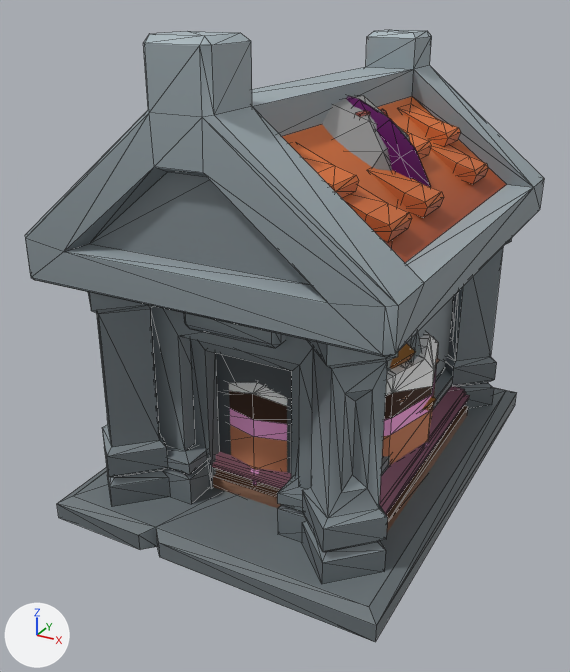
The glTF model site/assets/env.glb, before and after one commit.
Rendered twice from a 50 mm camera at (6.0, -12.12, 8.5) aimed at (-0.39, -0.5, 2.69). The axes (+X, +Y, +Z) are drawn at lower left. The lights are the same throughout. The first picture is the older version. Mesh edges are drawn as thin lines. Where no turn or scale is listed for an object, it has been applied to the vertices.

The scene before the commit, as lines of its bpy script (objects in view):
```python
me_frost_001 = bpy.data.meshes.new('frost.001')
me_frost_001.from_pydata(...)  # 32 vertices, 60 faces; spans x -2.4..2.4, y -2.4..2.4, z -0.15..0.15
me_frost_001.materials.append(mat_candy_tile_cream_frost)  # beige #fff3d4
me_slice_6 = bpy.data.meshes.new('slice_6')
me_slice_6.from_pydata(...)  # 342 vertices, 744 faces; spans x -2.3..2.3, y -2.3..2.3, z -1.47..1.47
# faces by material slot: [62, 210, 204, 96, 80, 92]
me_slice_6.materials.append(mat_browndarkest)  # brown #3f2719
me_slice_6.materials.append(mat_defaultmat)  # white #ffffff
me_slice_6.materials.append(mat_red)  # red #e85550
me_slice_6.materials.append(mat_brownlight)  # beige #fdd3a4
me_slice_6.materials.append(mat_purplelight)  # pink #fface6
me_slice_6.materials.append(mat_browndark)  # orange #cb815d
ob_frost = bpy.data.objects.new('frost', me_frost_001)
ob_frost.location = (0.0, 0.0, 0.85)
ob_model_006 = bpy.data.objects.new('model.006', None)
ob_model_006.parent = ob_piece_candy_tile_cream
ob_model_006.location = (0.0, 0.0, 0.0)
ob_slice = bpy.data.objects.new('slice', me_slice_6)
ob_slice.location = (0.0, 0.0, 1.47)
# also in view: 'body.001' at (0.0, 0.0, 0.36); 'crypt' at (0.0, 0.0, 4.0); 'IceCream_3' at (0.0, 0.0, 3.5); 'Tree_Swirl_2' at (0.0, 0.0, 3.5)
```
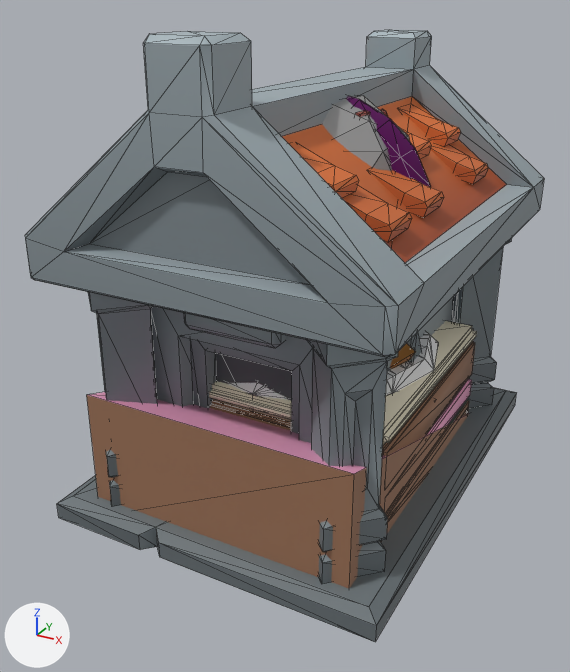
Not visible in the pictures: 'body.003'.

ob_model_006 is not drawn itself; it is the parent of ob_body.

What differs and where, as boxes [x1, y1, x2, y2] in the pictures (570 x 672 px):
'ramp', added: after [87, 392, 469, 588]
    faces in mat_c_choc (brown #996f55): [87, 395, 469, 588]
    faces in mat_c_pink (pink #ffadd4): [88, 392, 469, 474]
'l3', added: after [209, 321, 477, 446]
'l0', added: after [210, 341, 475, 456]
'l1', added: after [429, 379, 472, 432]
'body', reshaped (not visible afterwards): before [213, 409, 468, 532]
'frost.002', added (mostly hidden): after [450, 396, 470, 424]
'slice', unchanged, covered by the edit: before [229, 332, 438, 487]; after [229, 332, 438, 399]
'frost', unchanged, covered by the edit: before [212, 386, 470, 515]
'body.001', unchanged, covered by the edit: before [213, 405, 468, 531]

Diff of the bpy script that builds the scene:
```diff
--- a/site/assets/env.glb.py
+++ b/site/assets/env.glb.py
@@ me_ramp @@
+me_ramp.from_pydata([(-2.4, -3.6, -1.2), (-2.4, 3.6, -1.2), (2.4, 3.6, -1.2), (2.4, -3.6, -1.2), (2.4, -3.6, 1.2), (-2.4, -3.6, 1.2)], [], [(0, 1, 2), (0, 2, 3), (0, 3, 4), (0, 4, 5), (0, 5, 1), (3, 2, 4), (5, 4, 2), (5, 2, 1)])
+for i in [6, 7]: me_ramp.polygons[i].material_index = 1
+me_ramp.materials.append(mat_c_choc)  # brown #996f55
+me_ramp.materials.append(mat_c_pink)  # pink #ffadd4
@@ ob_model_006 @@
 ob_model_006 = bpy.data.objects.new('model.006', None)
-ob_model_006.parent = ob_piece_candy_tile_cream
+ob_model_006.parent = ob_piece_candy_gumdrop_red
 ob_model_006.location = (0.0, 0.0, 0.0)
@@ ob_piece_candy_gumdrop_red @@
+ob_piece_candy_gumdrop_red = bpy.data.objects.new('piece_candy_gumdrop_red', None)
+ob_piece_candy_gumdrop_red.location = (0.0, 0.0, 0.0)
@@ ob_body_003 @@
+ob_body_003 = bpy.data.objects.new('body.003', me_body_001)
+ob_body_003.parent = ob_model_015
+ob_body_003.location = (0.0, 0.0, 0.36)
+ob_body_003.scale = (2.39, 2.39, 2.39)
@@ ob_model_015 @@
+ob_model_015 = bpy.data.objects.new('model.015', None)
+ob_model_015.parent = ob_piece_candy_tile_pink
+ob_model_015.location = (0.0, 0.0, 0.0)
@@ ob_frost_002 @@
+ob_frost_002 = bpy.data.objects.new('frost.002', me_frost_002)  # 32 vertices, 60 faces; spans x -2.4..2.4, y -2.4..2.4, z -0.15..0.15; in mat_candy_tile_mint_f (green #b3f9da)
+ob_frost_002.location = (0.0, 0.0, 0.85)
@@ ob_ramp @@
+ob_ramp = bpy.data.objects.new('ramp', me_ramp)
+ob_ramp.location = (0.0, 0.0, 1.2)
@@ ob_l3 @@
+ob_l3 = bpy.data.objects.new('l3', me_l3)  # 32 vertices, 60 faces; spans x -2.4..2.4, y -2.4..2.4, z -0.15..0.15; in mat_c_cream (pale yellow #fff6da)
+ob_l3.location = (0.0, 0.0, 2.25)
@@ ob_l1 @@
+ob_l1 = bpy.data.objects.new('l1', me_l1)  # 32 vertices, 60 faces; spans x -2.4..2.4, y -2.4..2.4, z -0.25..0.25; in mat_c_pink (pink #ffadd4)
+ob_l1.location = (0.0, 0.0, 1.05)
@@ ob_l0 @@
+ob_l0 = bpy.data.objects.new('l0', me_l0)  # 64 vertices, 120 faces; spans x -2.39..2.39, y -2.39..2.39, z -1.05..1.05; in mat_c_choc (brown #996f55)
+ob_l0.location = (0.0, 0.0, 1.05)
```
